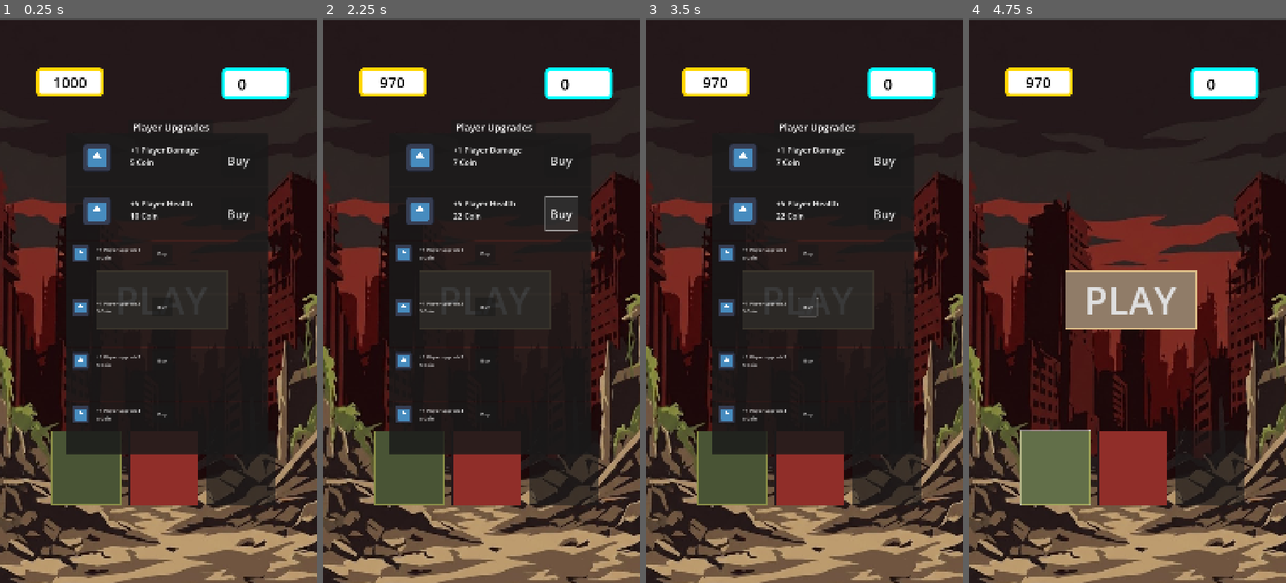
Above: before the commit, frames 1-4 (left to right).
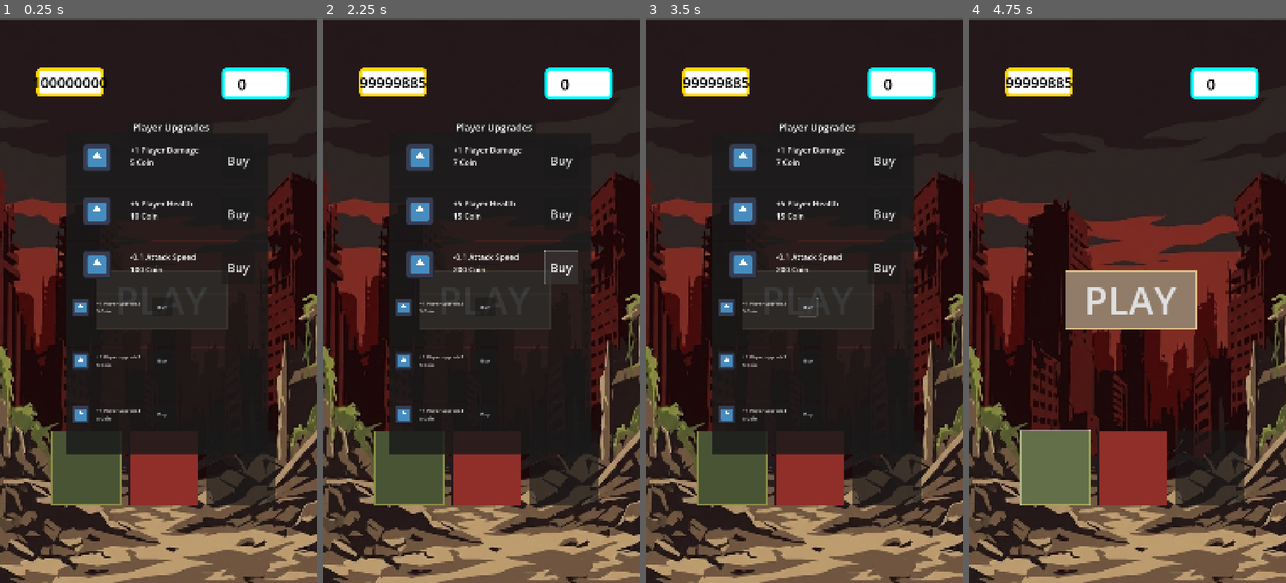
Above: after the commit, the same moments.

Repository: StenSOS/idlesurvivor
Game: Godot game, scene res://mainMenu/main_menu.tscn
Two runs of this game, one before a commit and one after it. Both use one fixed random seed, a clock stepped at 60 frames per second and the inputs below. The engine's default icon, where the game draws it, is replaced by a stand-in: a white triangle on a blue panel in a dark square.
Inputs (mouse positions are in pixels of both pictures, inside the frame that each line leads up to):
- Up to frame 1 (0.25 s): no input
- Up to frame 2 (2.25 s): click "Buy" at 0.5 s; click "Buy" at 1.25 s; click "Buy" at 2 s
- Up to frame 3 (3.5 s): click "PLAY" at 2.75 s
- Up to frame 4 (4.75 s): click "PLAY" at 3.5 s; click (1054, 470) at 4.25 s

The runs differ from the first frame. In frame 1, 1.2% of the frame differs, in the area x 10-79%, y 10-47%; in frame 2, 1.3%, in the area x 11-81%, y 10-48%; in frame 3, 1.2%; in frame 4, 0.3%.

Commit message:
attack speed

Diff:
--- a/GameData.gd
+++ b/GameData.gd
@@ -1,7 +1,7 @@
 extends Node
 
 # --- EKONOMİ ---
-var totalMoney : int = 1000
+var totalMoney : int = 100000000
 var totalDiamonds : int = 0
 var moneyPerEnemy : int = 1
 
@@ -11,6 +11,7 @@
 var playerAttackSpeed : float = 1.0
 var player_regen : int = 0
 var player_armor : int = 0
+var playerRotationSpeed : float = 10
 
 # --- TURRET STATLARI (Kalıcı) ---
 var turretDamage : int = 2
@@ -19,3 +20,4 @@
 # --- FİYATLAR ---
 var playerDamageCost : int = 5
 var playerHealthCost : int = 10
+var playerAttackSpeedCost : int = 100
--- a/main/enemy_holder.gd
+++ b/main/enemy_holder.gd
@@ -1,7 +1,7 @@
 extends Node2D
 
 @export var enemy_scene: PackedScene = preload("res://enemy/enemy.tscn")
-@export var spawn_radius: float = 500.0
+@export var spawn_radius: float = 700.0
 
 var timer := 0.0
 var spawn_rate := 2.0  # Başlangıç: 2 saniye
--- a/main/main.tscn
+++ b/main/main.tscn
@@ -1,8 +1,9 @@
-[gd_scene load_steps=6 format=3 uid="uid://cqoqbydymbryu"]
+[gd_scene load_steps=7 format=3 uid="uid://cqoqbydymbryu"]
 
 [ext_resource type="Script" uid="uid://ddlvmim6ogx5y" path="res://main/main.gd" id="1_ig7tw"]
 [ext_resource type="PackedScene" uid="uid://bctmk6jmk8imm" path="res://player/player.tscn" id="2_0xm2m"]
 [ext_resource type="Script" uid="uid://wiqt1pnxcdyq" path="res://main/enemy_holder.gd" id="3_c651c"]
+[ext_resource type="PackedScene" uid="uid://bamxhxs3wvldm" path="res://wall/wall.tscn" id="4_c651c"]
 
 [sub_resource type="StyleBoxFlat" id="StyleBoxFlat_xwkvk"]
 bg_color = Color(1, 1, 1, 1)
@@ -129,4 +130,7 @@
 [node name="enemyHolder" type="Node2D" parent="."]
 script = ExtResource("3_c651c")
 
+[node name="wall" parent="." instance=ExtResource("4_c651c")]
+scale = Vector2(3, 3)
+
 [connection signal="pressed" from="HUD/returnMenuButton" to="." method="_on_return_menu_button_pressed"]
--- a/mainMenu/main_menu.gd
+++ b/mainMenu/main_menu.gd
@@ -9,6 +9,7 @@
 
 @onready var playerDamageLabel = $PlayerUpgradePanel/VBoxContainer/damageUpgradePanel/Label
 @onready var playerHealthlabel = $PlayerUpgradePanel/VBoxContainer/healthUpgradePanel/Label
+@onready var player_attack_speed_label = $PlayerUpgradePanel/VBoxContainer/UpgradePanel/playerAttackSpeedLabel
 
 func _ready():
 	update_ui()
@@ -21,6 +22,7 @@
 	# fiyat update
 	playerDamageLabel.text = "+1 Player Damage\n" + str(GameData.playerDamageCost) + " Coin"
 	playerHealthlabel.text = "+5 Player Health\n" + str(GameData.playerHealthCost) + " Coin"
+	player_attack_speed_label.text = "-0.1 Attack Speed\n" + str(GameData.playerAttackSpeedCost) + " Coin"
 
 
 func _on_play_button_pressed():
@@ -72,3 +74,17 @@
 		update_ui()
 	else:
 		print("no money")
+
+
+func _on_attack_speed_button_pressed():
+	if GameData.totalMoney >= GameData.playerAttackSpeedCost:
+		if GameData.playerAttackSpeed > 0.1 and GameData.playerRotationSpeed > 1:
+			GameData.totalMoney -= GameData.playerAttackSpeedCost
+			GameData.playerAttackSpeed -= 0.1
+			GameData.playerRotationSpeed += 5
+			GameData.playerAttackSpeedCost = 2 * GameData.playerAttackSpeedCost
+			update_ui()
+		else:
+			print("speed is 0.1")
+	else:
+		print("no money")
--- a/mainMenu/main_menu.tscn
+++ b/mainMenu/main_menu.tscn
@@ -292,25 +292,27 @@
 size_flags_vertical = 3
 
 [node name="Sprite2D" type="Sprite2D" parent="PlayerUpgradePanel/VBoxContainer/UpgradePanel"]
-position = Vector2(50, 43)
-scale = Vector2(0.453125, 0.46875)
+position = Vector2(105, 80)
+scale = Vector2(0.75, 0.75)
 texture = ExtResource("2_phg2d")
 
-[node name="Label" type="Label" parent="PlayerUpgradePanel/VBoxContainer/UpgradePanel"]
-layout_mode = 0
-offset_left = 104.0
-offset_top = 17.0
-offset_right = 144.0
-offset_bottom = 40.0
-text = "+1 Player upgrade1
+[node name="playerAttackSpeedLabel" type="Label" parent="PlayerUpgradePanel/VBoxContainer/UpgradePanel"]
+layout_mode = 0
+offset_left = 218.0
+offset_top = 35.0
+offset_right = 512.0
+offset_bottom = 130.0
+theme_override_font_sizes/font_size = 27
+text = "-0.1 attack speed
 5 Coin"
 
-[node name="playerDamageButton" type="Button" parent="PlayerUpgradePanel/VBoxContainer/UpgradePanel"]
-layout_mode = 0
-offset_left = 294.0
-offset_top = 11.0
-offset_right = 360.0
-offset_bottom = 73.0
+[node name="playerAttackSpeed" type="Button" parent="PlayerUpgradePanel/VBoxContainer/UpgradePanel"]
+layout_mode = 0
+offset_left = 531.0
+offset_top = 33.0
+offset_right = 643.0
+offset_bottom = 145.0
+theme_override_font_sizes/font_size = 41
 text = "Buy
 "
 
@@ -705,3 +707,4 @@
 [connection signal="pressed" from="HBoxContainer/Ups" to="." method="_on_ups_pressed"]
 [connection signal="pressed" from="PlayerUpgradePanel/VBoxContainer/damageUpgradePanel/playerDamageButton" to="." method="_on_player_damage_button_pressed"]
 [connection signal="pressed" from="PlayerUpgradePanel/VBoxContainer/healthUpgradePanel/playerHealthButton" to="." method="_on_player_health_button_pressed"]
+[connection signal="pressed" from="PlayerUpgradePanel/VBoxContainer/UpgradePanel/playerAttackSpeed" to="." method="_on_attack_speed_button_pressed"]
--- a/player/player.gd
+++ b/player/player.gd
@@ -8,7 +8,7 @@
 @export var health: int
 @export var playerDamage :int
 @export var attack_cooldown : float
-@export var rotationSpeed : float = 10.0
+@export var rotationSpeed : float
 
 var current_attack_timer : float = 0.0
 var isDead : bool = false
@@ -24,6 +24,7 @@
 	health = maxHealth
 	playerDamage = GameData.playerDamage
 	attack_cooldown = GameData.playerAttackSpeed
+	rotationSpeed = GameData.playerRotationSpeed
 
 func _process(delta):
 	if not isDead:
--- a/wall/wall.tscn
+++ b/wall/wall.tscn
@@ -1,3 +1,45 @@
-[gd_scene format=3 uid="uid://bamxhxs3wvldm"]
+[gd_scene load_steps=2 format=3 uid="uid://bamxhxs3wvldm"]
+
+[ext_resource type="Texture2D" uid="uid://8u8p1e21e3x2" path="res://icon.svg" id="1_sef87"]
 
 [node name="wall" type="StaticBody2D"]
+
+[node name="Sprite2D" type="Sprite2D" parent="."]
+position = Vector2(0, -59)
+scale = Vector2(1, 0.078125)
+texture = ExtResource("1_sef87")
+
+[node name="Sprite2D2" type="Sprite2D" parent="."]
+position = Vector2(59, 0)
+rotation = 1.5708
+scale = Vector2(1, 0.078125)
+texture = ExtResource("1_sef87")
+
+[node name="Sprite2D3" type="Sprite2D" parent="."]
+position = Vector2(-64, 0)
+rotation = 1.5708
+scale = Vector2(1, 0.078125)
+texture = ExtResource("1_sef87")
+
+[node name="Sprite2D4" type="Sprite2D" parent="."]
+position = Vector2(0, 60)
+scale = Vector2(1, 0.078125)
+texture = ExtResource("1_sef87")
+
+[node name="CollisionPolygon2D" type="CollisionPolygon2D" parent="."]
+polygon = PackedVector2Array(-69, -64, -60, -56, 54, -54, 54, 55, -59, 55, -60, -56, -69, -63, -68, 63, 63, 63, 64, -64)
+
+[node name="ProgressBar" type="ProgressBar" parent="."]
+anchors_preset = 8
+anchor_left = 0.5
+anchor_top = 0.5
+anchor_right = 0.5
+anchor_bottom = 0.5
+offset_left = -64.0
+offset_top = 70.0
+offset_right = 58.0
+offset_bottom = 97.0
+grow_horizontal = 2
+grow_vertical = 2
+scale = Vector2(1, 0.315)
+show_percentage = false
